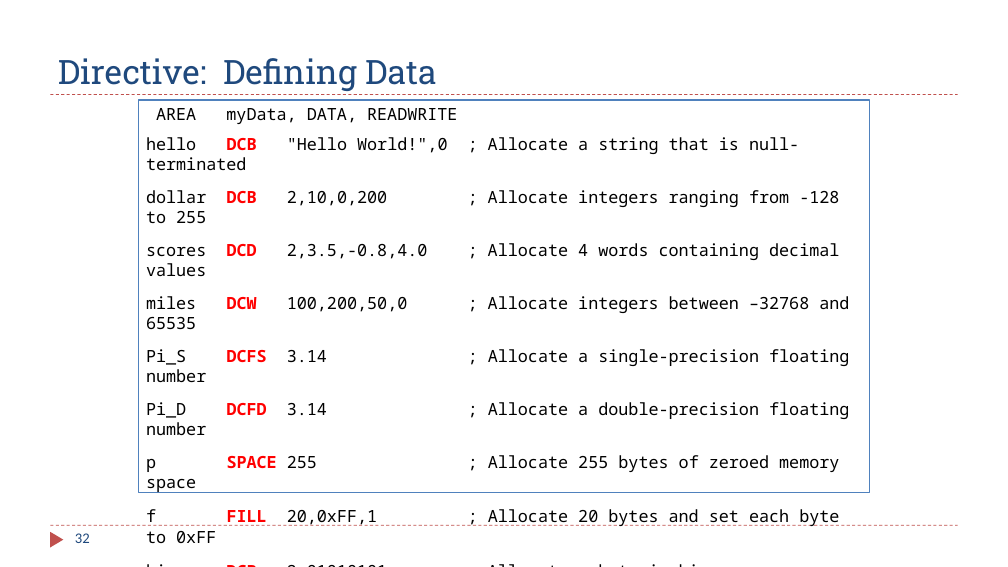
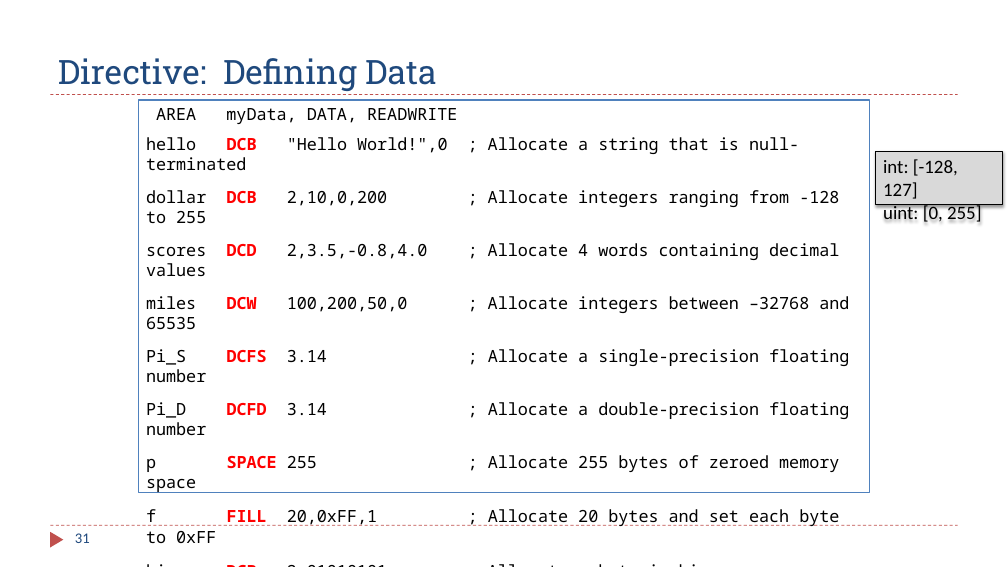
Before and after one commit to guhofstra/CSC111Fa26, a slide deck: slide 31 of PPTs/Ch3_ARM_ISA.pptx (slide 32 before the commit). Drawn at 1008x567 pixels with LibreOffice and Linux fonts; fonts in the diff are those of the drawing. Boxes give left, top, right and bottom in pixels: in the first picture for what was removed or moved away, otherwise in the second. Text is boxed around its words. In the diff, an @@ line names an element or a change of style, - is before the commit and + after.

```diff
--- a/PPTs/Ch3_ARM_ISA.pptx
+++ b/PPTs/Ch3_ARM_ISA.pptx
@@ rectangle added at bbox=[876, 151, 1003, 205], fill #D9D9D9, outline #000000 0.75 pt, 18 pt, text #000000 @@
+int: [-128, 127]
+uint: [0, 255]
@@ page number at bbox=[75, 533, 90, 543]: text changed @@
-32
+31
```
Also in this commit, not shown: 5 other slides changed, 1 slide removed.
